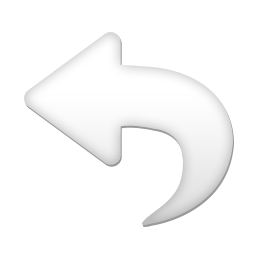
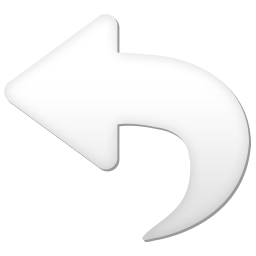
Before/after of a w=256, h=256 layered artwork. What changed in the layer stack:
added group "delete" with 2 layers above "Triangle 1 copy 4" over [4, 14, 251, 242]
added layer "Triangle 1 copy 5" in group "delete" over [4, 14, 249, 240]
added layer "Triangle 1 copy 6" (40%) in group "delete" over [6, 16, 251, 242]
hid "Triangle 1 copy 4" over [24, 32, 233, 225]
hid "Triangle 1 copy 3" over [25, 34, 234, 227]
